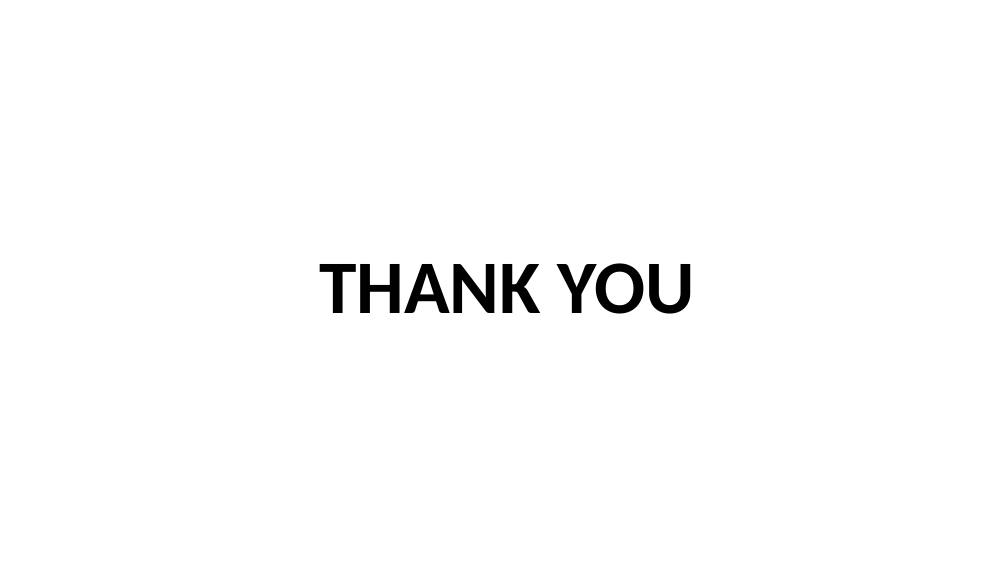
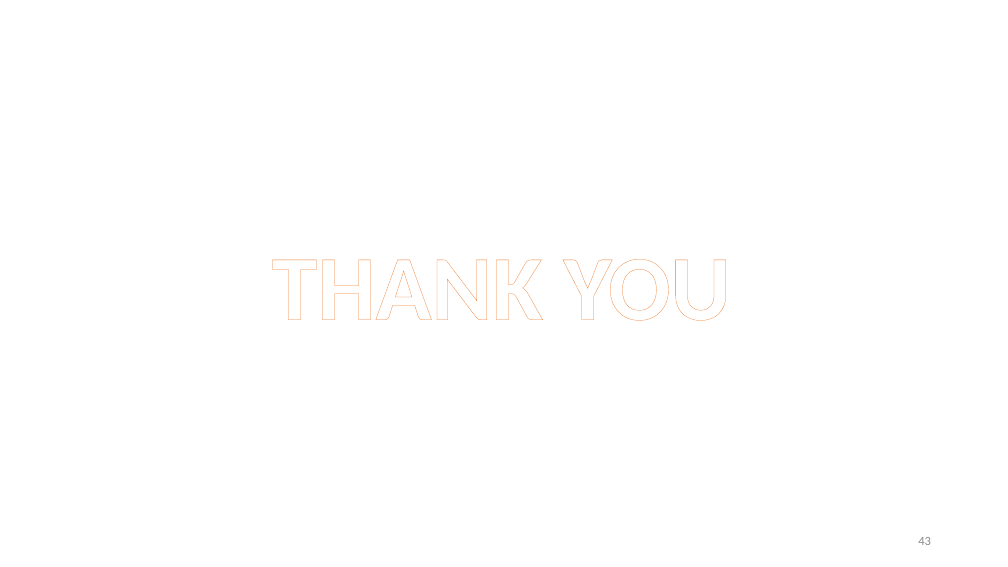
Before and after one commit to dayanandyadav205/CS-402-ADA, a slide deck: slide 43 of PPT_Notes/Unit-5_CS-402_ADA/Unit-5_CS-402_ADA.pptx (slide 33 before the commit). Drawn at 1008x567 pixels with LibreOffice and Linux fonts; fonts in the diff are those of the drawing. Boxes give left, top, right and bottom in pixels: in the first picture for what was removed or moved away, otherwise in the second. Text is boxed around its words. In the diff, an @@ line names an element or a change of style, - is before the commit and + after.

```diff
--- a/PPT_Notes/Unit-5_CS-402_ADA/Unit-5_CS-402_ADA.pptx
+++ b/PPT_Notes/Unit-5_CS-402_ADA/Unit-5_CS-402_ADA.pptx
@@ text "THANK YOU": place and size @@
-text "THANK YOU" at box(319, 263, 695, 314)
+text "THANK YOU" at box(272, 259, 731, 321)
@@ text "THANK YOU" at box(272, 259, 731, 321): size 72 to 88 pt, text colour #000000 to #FFFFFF, letter outline none to #ED7D31 0.52 pt @@
@@ page number added at box(918, 537, 931, 545), 12 pt, text #8C8C8C @@
+43
```
Also in this commit, not shown: 12 other slides changed, 30 slides added, 20 slides removed, 13 other files.
